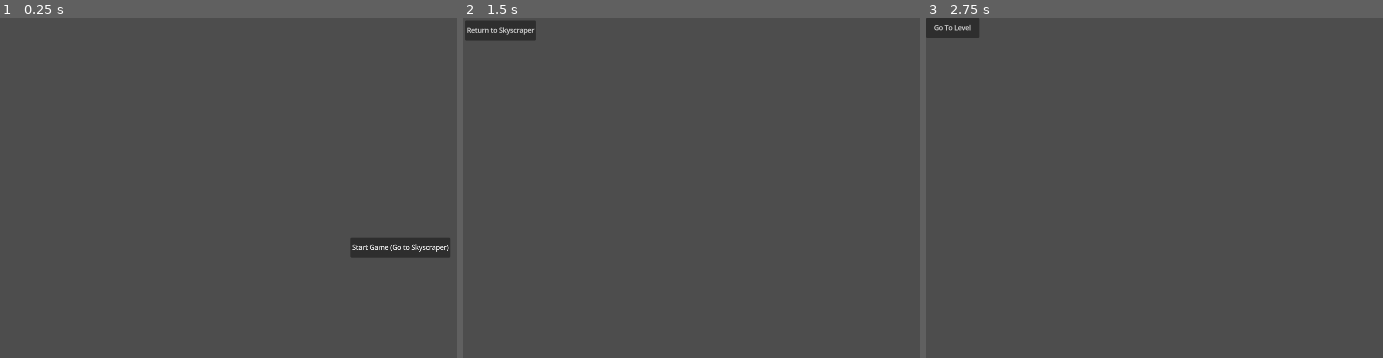
Above: before the commit, frames 1-3 (left to right).
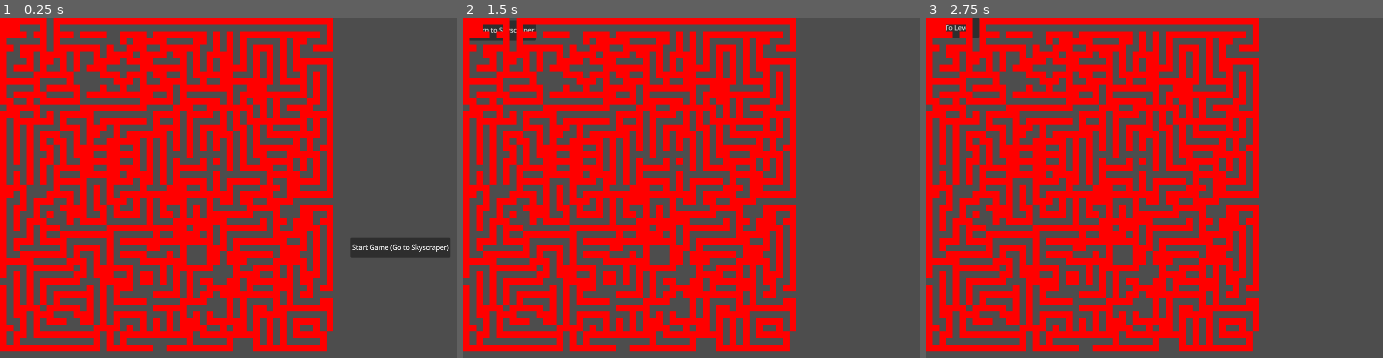
Above: after the commit, the same moments.

Repository: 100-Devs-1-Game/WildJamProject
Game: Godot game, scene res://modules/maze_generator/maze_generator_test.tscn
Two runs of this game, one before a commit and one after it. Both use one fixed random seed, a clock stepped at 60 frames per second and the inputs below. This scene is started directly instead of the project's main scene.
Inputs:
- Up to frame 1 (0.25 s): no input
- Up to frame 2 (1.5 s): click "Start Game (Go to Skyscraper)" at 0.5 s; click "Go To Level" at 1.25 s
- Up to frame 3 (2.75 s): click "Return to Skyscraper" at 2 s

The runs differ from the first frame. In frame 1, 43% of the frame differs, in the area x 0-73%, y 0-99%; in frame 2, 43%; in frame 3, 43%.
Error before the commit: Parse Error: Cannot find member "map" in base "MazeGenerator". (res://modules/maze_generator/maze_generator_test.gd:15)

Commit message:
Store generated map

Diff:
--- a/project/modules/maze_generator/maze_generator.gd
+++ b/project/modules/maze_generator/maze_generator.gd
@@ -1,5 +1,6 @@
 class_name MazeGenerator
 
+static var map: Array
 
 static func generate_maze(width: int, height: int, force_safe_zone: bool = false, safe_zone_pos: Vector2i = Vector2i.ZERO):
 	var tile_gen := TileGenerator.new()
@@ -9,3 +10,14 @@
 	for x in range(0,10):
 		tile_gen.cellular_automata()
 	tile_gen.smooth()
+
+	map = []
+	for y in height:
+		map.append([])
+		for x in width:
+			map[-1].append(true if tile_gen.map[x][y] else false)
+
+	if force_safe_zone:
+		for x in range(-1, 2):
+			for y in range(-1, 2):
+				map[safe_zone_pos.x + x][safe_zone_pos.y + y] = true
